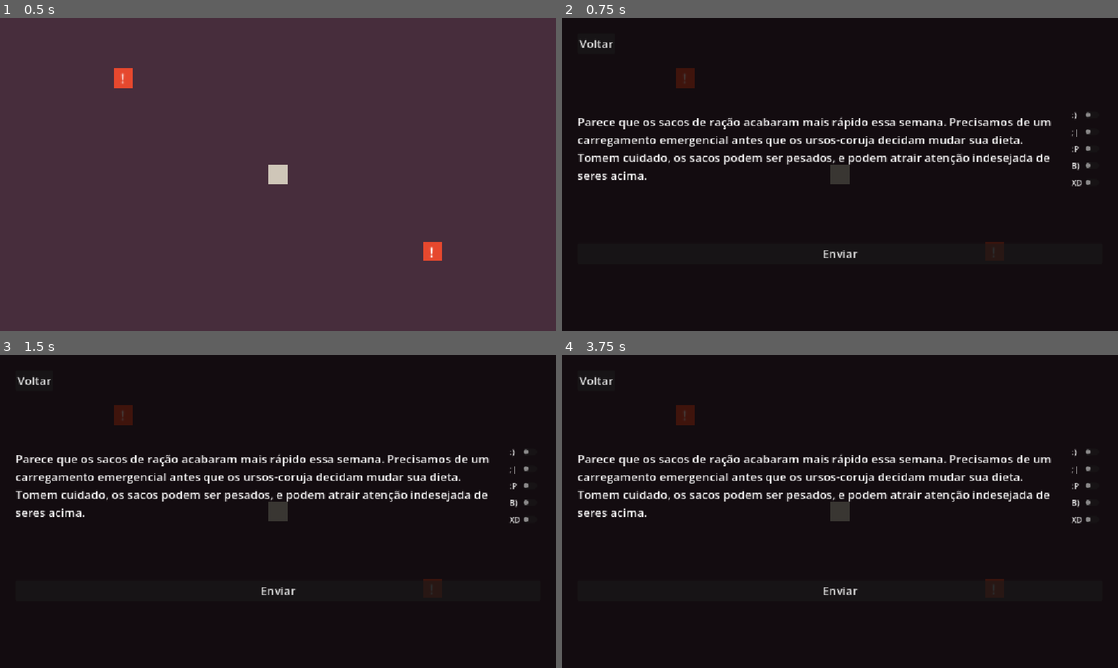
Above: before the commit, frames 1-4 (two rows, left to right).
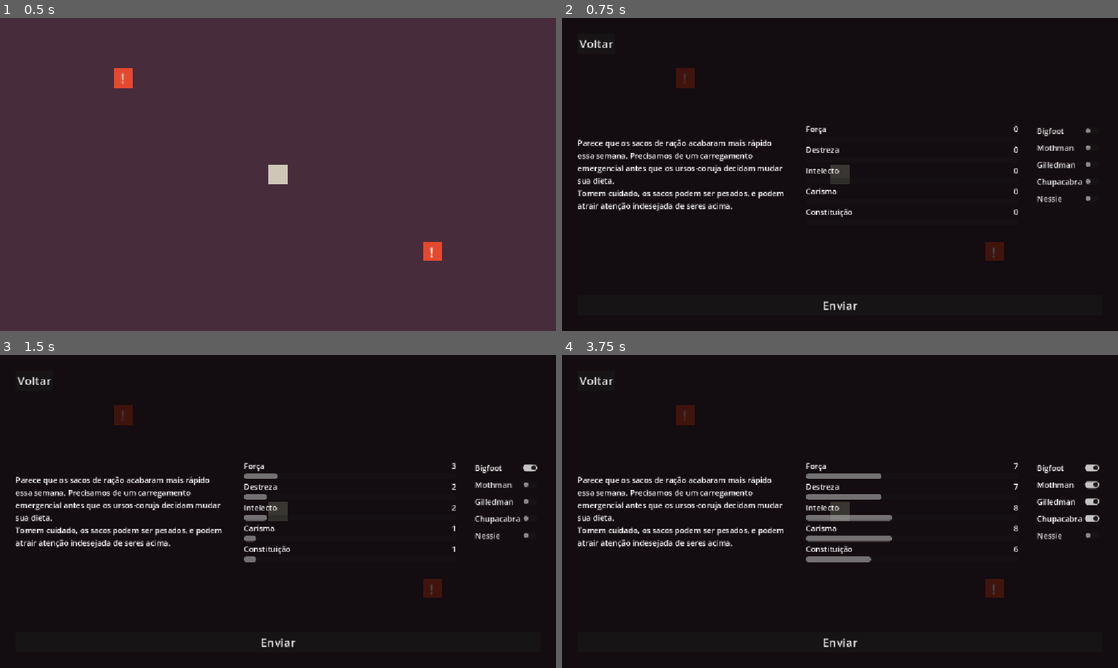
Above: after the commit, the same moments.

Repository: LucasFASouza/Dispacho
Game: Godot game, scene res://scenes/game.tscn
Same seed, same stepped clock (60 frames per second), same inputs: the game is played once before the commit and once after it.
Inputs (mouse positions are in pixels of both pictures, inside the frame that each line leads up to):
- Up to frame 1 (0.5 s): no input
- Up to frame 2 (0.75 s): tap Enter at 0.5 s; move the mouse to (684, 77) at 0.52 s; click (684, 77) at 0.67 s
- Up to frame 3 (1.5 s): click (505, 467) at 1.25 s, where only the run after the commit has a clickable "Bigfoot"
- Up to frame 4 (3.75 s): click (1067, 483) at 2 s, where only the run after the commit has a clickable "Mothman"; click (1067, 502) at 2.75 s, where only the run after the commit has a clickable "Gilledman"; click (1067, 517) at 3.5 s, where only the run after the commit has a clickable "Chupacabra"

Frame 1 is identical in both runs. In frame 2, 6.1% of the frame differs, in the area x 2-96%, y 30-94%; in frame 3, 6.4%; in frame 4, 7.4%, in the area x 2-97%, y 30-94%.

Commit message:
Add attribute container and score management to mission menu; refactor unit selection and UI updates.

Diff:
--- /dev/null
+++ b/scenes/att_container.tscn
@@ -0,0 +1,27 @@
+[gd_scene format=3 uid="uid://4qnwbla4lwph"]
+
+[ext_resource type="Script" uid="uid://qrhjx8roui3i" path="res://scripts/att_container.gd" id="1_wauk2"]
+
+[node name="AttContainer" type="VBoxContainer" unique_id=188853264]
+size_flags_horizontal = 3
+script = ExtResource("1_wauk2")
+
+[node name="AttText" type="HBoxContainer" parent="." unique_id=568377736]
+layout_mode = 2
+
+[node name="AttLabel" type="Label" parent="AttText" unique_id=18530820]
+layout_mode = 2
+size_flags_horizontal = 3
+text = "Att"
+
+[node name="AttValue" type="Label" parent="AttText" unique_id=1616589482]
+layout_mode = 2
+text = "2"
+
+[node name="AttBar" type="ProgressBar" parent="." unique_id=813997147]
+custom_minimum_size = Vector2(0, 12)
+layout_mode = 2
+max_value = 10.0
+step = 1.0
+value = 10.0
+show_percentage = false
--- a/scenes/game.tscn
+++ b/scenes/game.tscn
@@ -58,7 +58,6 @@
 color = Color(0.8117647, 0.7764706, 0.72156864, 1)
 
 [node name="UI" type="CanvasLayer" parent="." unique_id=617278457]
-visible = false
 script = ExtResource("3_lnu2h")
 
 [node name="BG" type="ColorRect" parent="UI" unique_id=1299557778]
@@ -105,14 +104,19 @@
 
 [node name="HBoxContainer" type="HBoxContainer" parent="UI/MarginContainer/VBoxContainer/MissionMenu" unique_id=1577580202]
 layout_mode = 2
+theme_override_constants/separation = 32
 
 [node name="Mission" type="Label" parent="UI/MarginContainer/VBoxContainer/MissionMenu/HBoxContainer" unique_id=8603947]
 custom_minimum_size = Vector2(0, 128)
 layout_mode = 2
 size_flags_horizontal = 3
-theme_override_font_sizes/font_size = 24
+theme_override_font_sizes/font_size = 16
 text = "Descrição da missão"
 autowrap_mode = 3
+
+[node name="ScoresBars" type="VBoxContainer" parent="UI/MarginContainer/VBoxContainer/MissionMenu/HBoxContainer" unique_id=2012719234]
+layout_mode = 2
+size_flags_horizontal = 3
 
 [node name="UnitSelector" type="VBoxContainer" parent="UI/MarginContainer/VBoxContainer/MissionMenu/HBoxContainer" unique_id=124632218]
 layout_mode = 2
@@ -126,8 +130,4 @@
 theme_override_font_sizes/font_size = 24
 text = "Enviar"
 
-[node name="Spacer3" type="Control" parent="UI/MarginContainer/VBoxContainer/MissionMenu" unique_id=247525204]
-layout_mode = 2
-size_flags_vertical = 3
-
 [connection signal="pressed" from="UI/MarginContainer/VBoxContainer/BackButton" to="UI" method="_on_back_button_pressed"]
--- a/scenes/unit.tscn
+++ b/scenes/unit.tscn
@@ -28,14 +28,16 @@
 anchor_top = 0.5
 anchor_right = 0.5
 anchor_bottom = 0.5
-offset_left = -50.000004
-offset_top = -29.0
-offset_right = 49.999996
-offset_bottom = -5.0
+offset_left = -100.0
+offset_top = -38.0
+offset_right = 100.0
+offset_bottom = 10.0
 grow_horizontal = 2
 grow_vertical = 2
 scale = Vector2(0.35, 0.35)
-pivot_offset = Vector2(50, 24)
+pivot_offset = Vector2(100, 24)
+theme_override_font_sizes/font_size = 12
 text = ":)"
 horizontal_alignment = 1
-vertical_alignment = 1
+vertical_alignment = 2
+autowrap_mode = 3
--- /dev/null
+++ b/scripts/att_container.gd
@@ -0,0 +1,14 @@
+extends VBoxContainer
+
+@onready var att_label: Label = $AttText/AttLabel
+@onready var att_value: Label = $AttText/AttValue
+@onready var att_bar: ProgressBar = $AttBar
+
+func setup(label: String, max_value: int) -> void:
+	att_label.text = label
+	att_bar.max_value = max_value
+	set_score(0)
+
+func set_score(value: int) -> void:
+	att_value.text = str(value)
+	att_bar.value = value
--- a/scripts/game.gd
+++ b/scripts/game.gd
@@ -10,11 +10,11 @@
 
 var _selected_mission: Mission = null
 var members = [
-	{ "name": ":)", "available": true },
-	{ "name": ";|", "available": true },
-	{ "name": ":P", "available": true },
-	{ "name": "B)", "available": true },
-	{ "name": "XD", "available": true },
+  { "name": "Bigfoot",    "available": true, "scores": {"STR": 3, "DEX": 2, "INT": 2, "CHA": 1, "CON": 1}},
+  { "name": "Mothman",    "available": true, "scores": {"STR": 1, "DEX": 3, "INT": 2, "CHA": 2, "CON": 1}},
+  { "name": "Gilledman",  "available": true, "scores": {"STR": 1, "DEX": 1, "INT": 3, "CHA": 2, "CON": 2}},
+  { "name": "Chupacabra", "available": true, "scores": {"STR": 2, "DEX": 1, "INT": 1, "CHA": 3, "CON": 2}},
+  { "name": "Nessie",     "available": true, "scores": {"STR": 2, "DEX": 2, "INT": 1, "CHA": 1, "CON": 3}},
 ]
 
 var UnitScene: PackedScene = preload("res://scenes/unit.tscn")
--- a/scripts/mission_menu.gd
+++ b/scripts/mission_menu.gd
@@ -6,24 +6,52 @@
 @onready var mission_label: Label = $HBoxContainer/Mission
 @onready var unit_selector: VBoxContainer = $HBoxContainer/UnitSelector
 @onready var send_button: Button = $SendButton
+@onready var scores_bars: VBoxContainer = $HBoxContainer/ScoresBars
+
+const ATTR_LABELS := {"STR": "Força", "DEX": "Destreza", "INT": "Intelecto", "CHA": "Carisma", "CON": "Constituição"}
+const ATTR_MAX := 20
+const AttContainerScene := preload("res://scenes/att_container.tscn")
+
+var _att_containers: Dictionary = {}
 
 func _ready() -> void:
 	send_button.pressed.connect(_on_send_button_pressed)
 	visible = false
 	var game: Node = get_tree().get_root().get_node("Game")
+
 	for member in game.members:
 		var check := CheckButton.new()
 		check.text = member["name"]
+		check.toggled.connect(_update_scores.unbind(1))
 		unit_selector.add_child(check)
+
+	for attr in ATTR_LABELS:
+		var container := AttContainerScene.instantiate()
+		scores_bars.add_child(container)
+		container.setup(ATTR_LABELS[attr], ATTR_MAX)
+		_att_containers[attr] = container
 	game.member_availability_changed.connect(_refresh_checkboxes)
+	_update_scores()
+
+func _update_scores() -> void:
+	var totals := {}
+	for attr in ATTR_LABELS:
+		totals[attr] = 0
+	var game: Node = get_tree().get_root().get_node("Game")
+	var children := unit_selector.get_children()
+	for i in children.size():
+		if (children[i] as CheckButton).button_pressed:
+			for attr in ATTR_LABELS:
+				totals[attr] += game.members[i]["scores"][attr]
+	for attr in ATTR_LABELS:
+		_att_containers[attr].set_score(totals[attr])
 
 func show_mission(text: String) -> void:
 	mission_label.text = text
-
 	for child in unit_selector.get_children():
 		if child is CheckButton:
 			child.button_pressed = false
-
+	_update_scores()
 	visible = true
 
 func _refresh_checkboxes() -> void:
@@ -33,6 +61,7 @@
 		(children[i] as CheckButton).disabled = !game.members[i]["available"]
 		if !game.members[i]["available"]:
 			(children[i] as CheckButton).button_pressed = false
+	_update_scores()
 
 func hide_mission() -> void:
 	visible = false
Not shown, added: scripts/att_container.gd.uid
